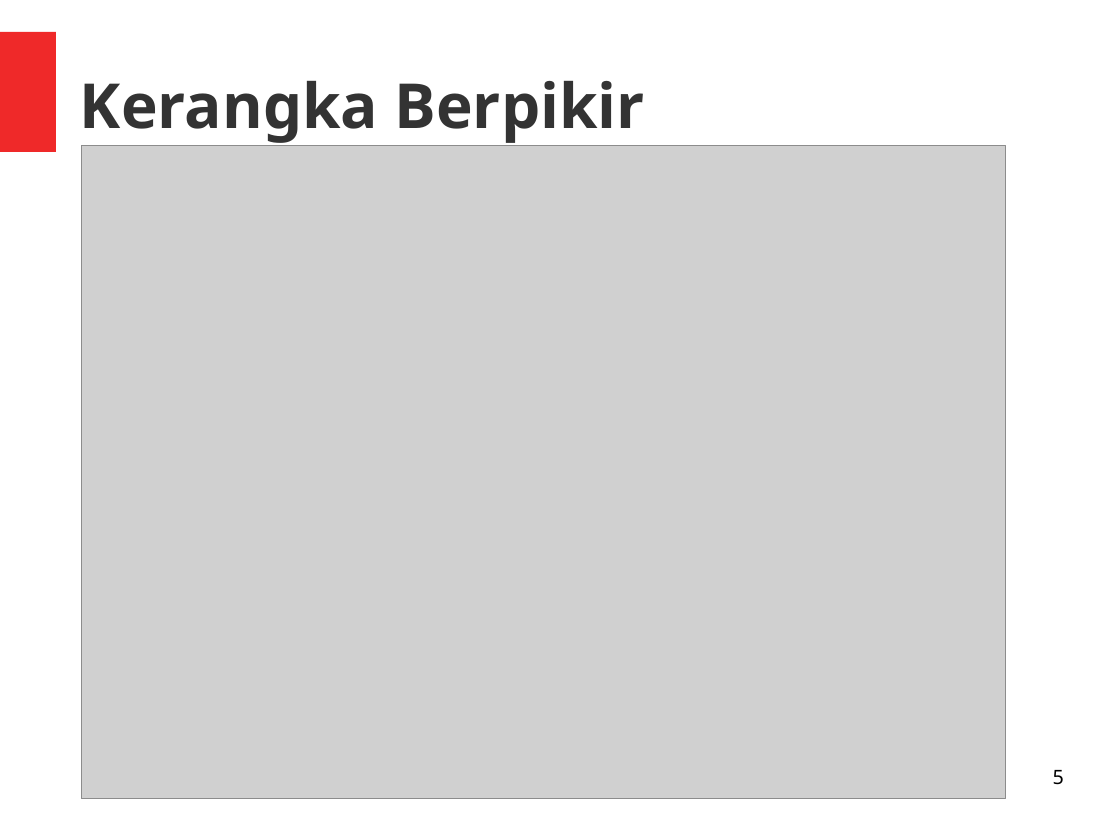
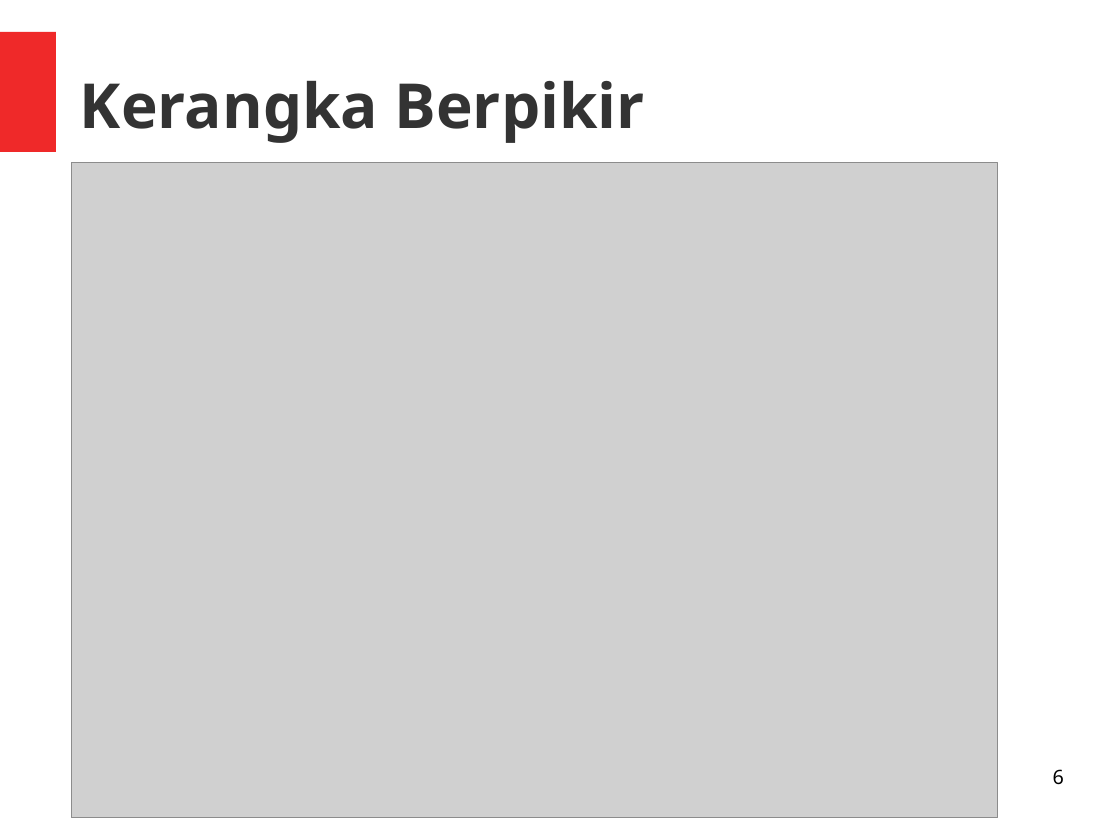
Before and after one commit to kuriyantoadi/tulisan-ubos, a slide deck: slide 6 of Skripsi-UBOS/Presentasi Skripsi Ubos.odp (slide 5 before the commit). Drawn at 1120x840 pixels with LibreOffice and Linux fonts; fonts in the diff are those of the drawing; grey boxes stand for pictures. Boxes give left, top, right and bottom in pixels: in the first picture for what was removed or moved away, otherwise in the second. Text is boxed around its words. In the diff, an @@ line names an element or a change of style, - is before the commit and + after.

```diff
--- a/Skripsi-UBOS/Presentasi Skripsi Ubos.odp
+++ b/Skripsi-UBOS/Presentasi Skripsi Ubos.odp
@@ picture: place and size @@
-picture at (81,145,1006,799)
+picture at (71,163,998,818)
@@ page number at (1053,769,1064,785): text changed @@
-5
+6
```
Also in this commit, not shown: 1 slide added, 14 other files.
